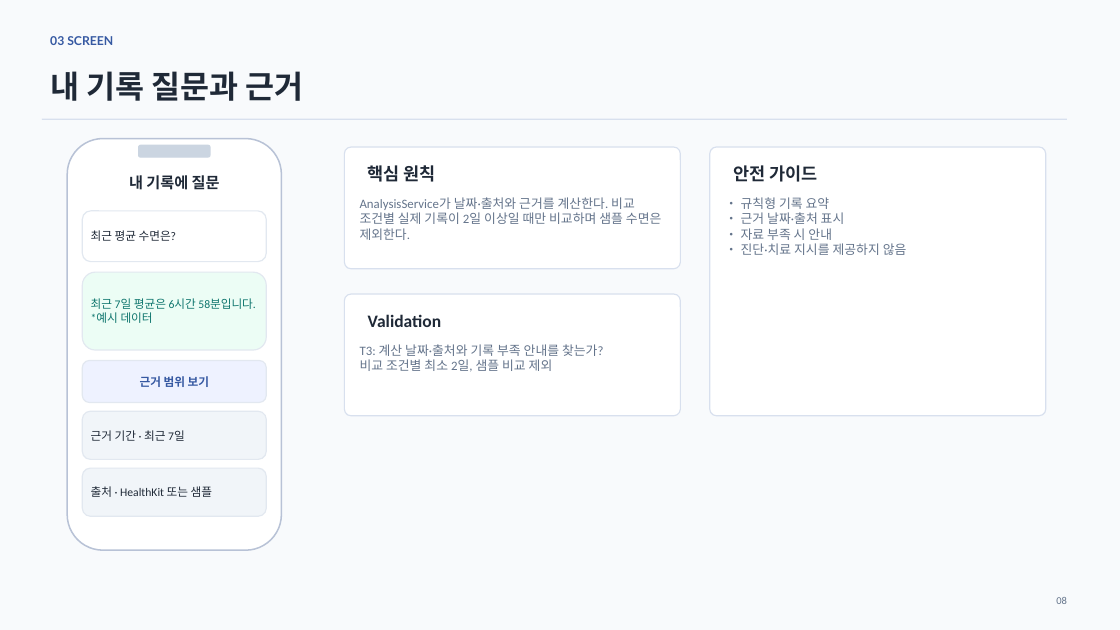
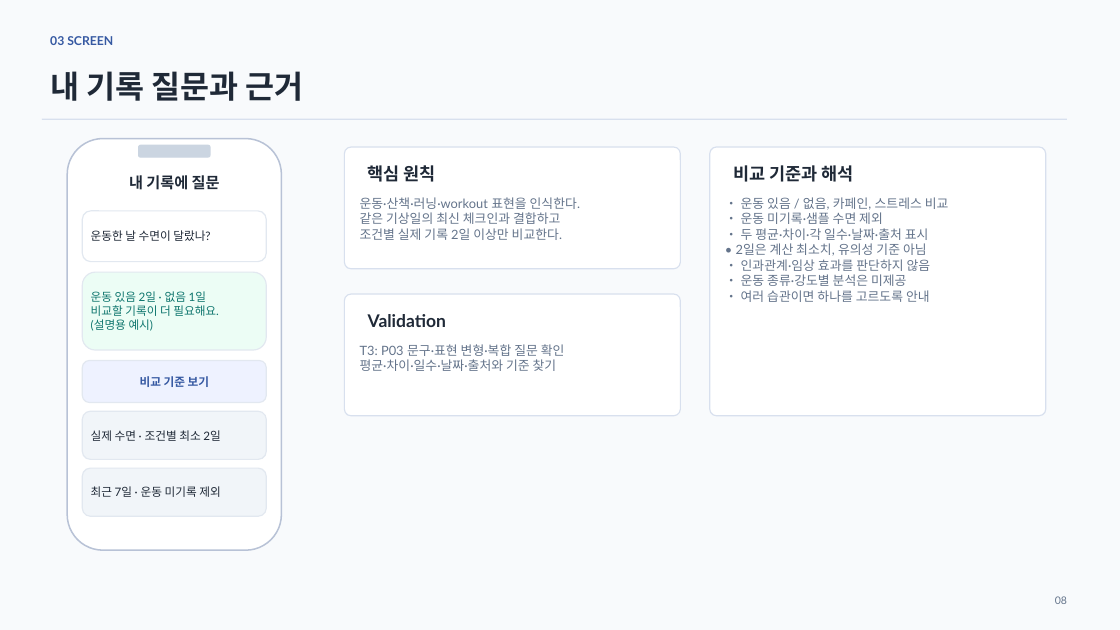
Before and after one commit to JinWoong-Jung/snorlax, a slide deck: slide 8 of 02_Jammanbo_UIUX.pptx. Drawn at 1120x630 pixels with LibreOffice and Linux fonts; fonts in the diff are those of the drawing. Boxes give left, top, right and bottom in pixels: in the first picture for what was removed or moved away, otherwise in the second. Text is boxed around its words. In the diff, an @@ line names an element or a change of style, - is before the commit and + after.

```diff
--- a/02_Jammanbo_UIUX.pptx
+++ b/02_Jammanbo_UIUX.pptx
@@ text at [733,165,854,182]: text changed; font Calibri to Lato @@
-안전 가이드
+비교 기준과 해석
@@ text at [360,197,580,240]: text changed; font Calibri to Lato @@
-AnalysisService가 날짜·출처와 근거를 계산한다. 비교 조건별 실제 기록이 2일 이상일 때만 비교하며 샘플 수면은 제외한다.
+운동·산책·러닝·workout 표현을 인식한다.
+같은 기상일의 최신 체크인과 결합하고
+조건별 실제 기록 2일 이상만 비교한다.
@@ text at [736,197,949,302]: text changed; font Calibri to Lato @@
-• 규칙형 기록 요약
-• 근거 날짜·출처 표시
-• 자료 부족 시 안내
-• 진단·치료 지시를 제공하지 않음
+• 운동 있음 / 없음, 카페인, 스트레스 비교
+• 운동 미기록·샘플 수면 제외
+• 두 평균·차이·각 일수·날짜·출처 표시
+• 2일은 계산 최소치, 유의성 기준 아님
+• 인과관계·임상 효과를 판단하지 않음
+• 운동 종류·강도별 분석은 미제공
+• 여러 습관이면 하나를 고르도록 안내
@@ text at [91,230,210,241]: text changed; font Calibri to Lato @@
-최근 평균 수면은?
+운동한 날 수면이 달랐나?
@@ text at [91,291,218,331]: text changed; font Calibri to Lato @@
-최근 7일 평균은 6시간 58분입니다. *예시 데이터
+운동 있음 2일 · 없음 1일
+비교할 기록이 더 필요해요.
+(설명용 예시)
@@ text "Validation" at [368,314,446,327]: font Calibri to Lato @@
@@ text at [360,344,565,371]: text changed; font Calibri to Lato @@
-T3: 계산 날짜·출처와 기록 부족 안내를 찾는가?
-비교 조건별 최소 2일, 샘플 비교 제외
+T3: P03 문구·표현 변형·복합 질문 확인
+평균·차이·일수·날짜·출처와 기준 찾기
@@ text at [140,376,209,387]: text changed; font Calibri to Lato @@
-근거 범위 보기
+비교 기준 보기
@@ text at [91,430,220,441]: text changed; font Calibri to Lato @@
-근거 기간 · 최근 7일
+실제 수면 · 조건별 최소 2일
@@ text at [91,486,220,497]: text changed; font Calibri to Lato @@
-출처 · HealthKit 또는 샘플
+최근 7일 · 운동 미기록 제외
@@ text "08" at [1055,596,1067,604]: font Calibri to Lato @@
```
Also in this commit, not shown: 12 other slides changed, 22 other files.
